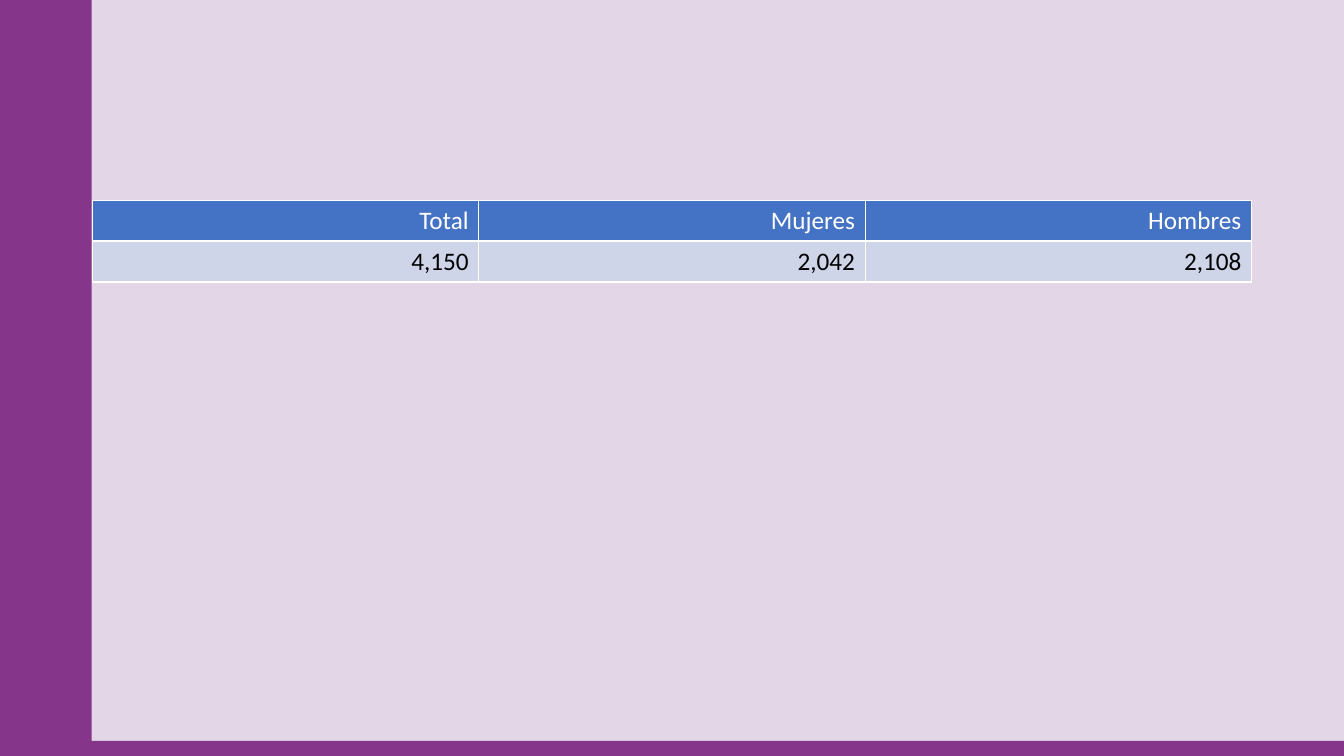
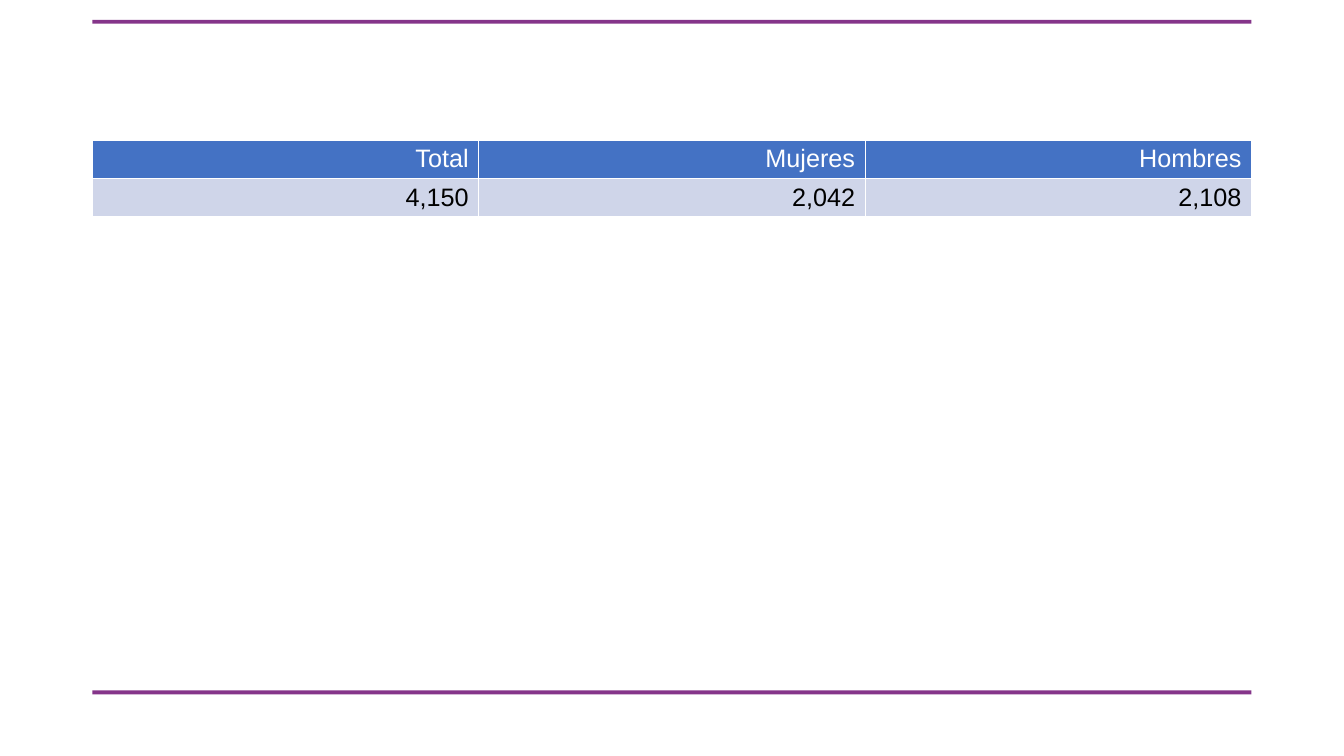
Before and after one commit to analitycsmiike/guadalajara, a slide deck: slide 11 of presentacion.pptx. Drawn at 1344x756 pixels with LibreOffice and Linux fonts; fonts in the diff are those of the drawing; background and template pictures are left out. Boxes give left, top, right and bottom in pixels: in the first picture for what was removed or moved away, otherwise in the second. Text is boxed around its words. In the diff, an @@ line names an element or a change of style, - is before the commit and + after.

```diff
--- a/presentacion.pptx
+++ b/presentacion.pptx
@@ background #71358A at 20% opacity to #FFFFFF @@
@@ rectangle removed at box(0, 0, 92, 756) @@
@@ rectangle added at box(93, 20, 1252, 24), fill #85358A @@
@@ table at box(93, 140, 1251, 681) @@
@@ font Calibri to Arial @@
@@ table: place and size @@
-table at box(93, 201, 1251, 680)
+table at box(93, 140, 1251, 681)
@@ rectangle: place and size @@
-rectangle at box(0, 741, 1344, 756)
+rectangle at box(93, 691, 1252, 695)
```
Also in this commit, not shown: 35 other slides changed, 4 other files.
